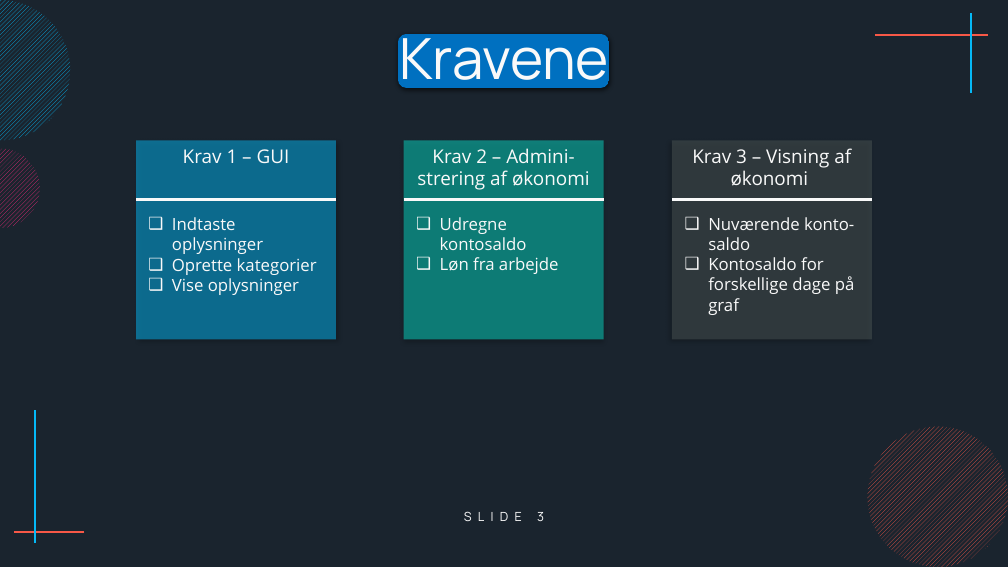
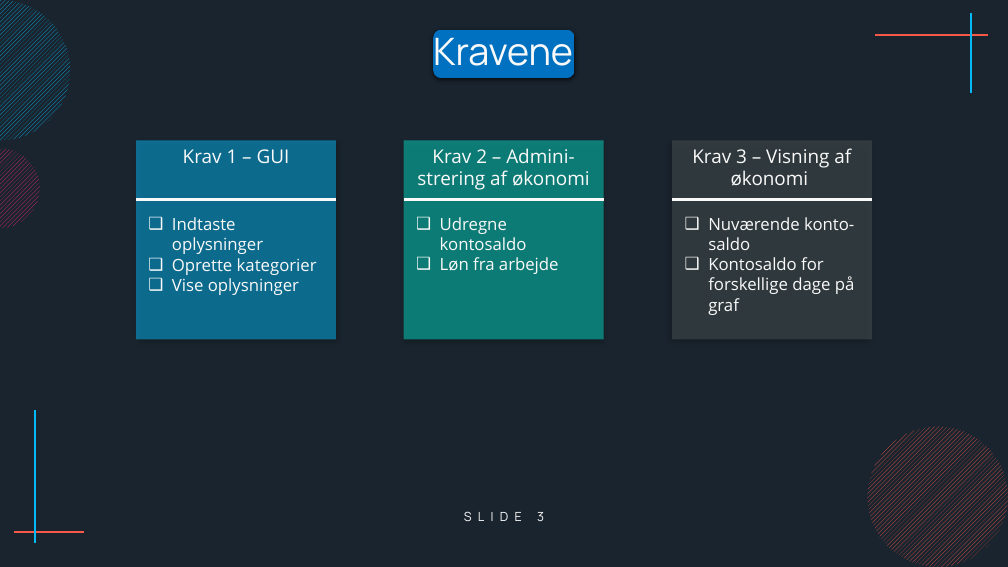
Before and after one commit to ProgrammeringOTGDKlassen/D-klassen-Programmering, a slide deck: slide 3 of Eksamensprojekt - Max/Præsentation/Præsentation af eksamensprojekt.pptx. Drawn at 1008x567 pixels with LibreOffice and Linux fonts; fonts in the diff are those of the drawing. Boxes give left, top, right and bottom in pixels: in the first picture for what was removed or moved away, otherwise in the second. Text is boxed around its words. In the diff, an @@ line names an element or a change of style, - is before the commit and + after.

```diff
--- a/Eksamensprojekt - Max/Præsentation/Præsentation af eksamensprojekt.pptx
+++ b/Eksamensprojekt - Max/Præsentation/Præsentation af eksamensprojekt.pptx
@@ text "Kravene" moved from (x1=399, y1=26, x2=609, y2=94) to (x1=433, y1=30, x2=573, y2=76) @@
@@ text "Kravene" at (x1=433, y1=30, x2=573, y2=76): size 54 to 36 pt @@
@@ rounded rectangle resized from (x1=398, y1=34, x2=609, y2=88) to (x1=433, y1=29, x2=575, y2=78) @@
```
Also in this commit, not shown: 3 other slides changed, 3 slides added, 2 slides removed.
